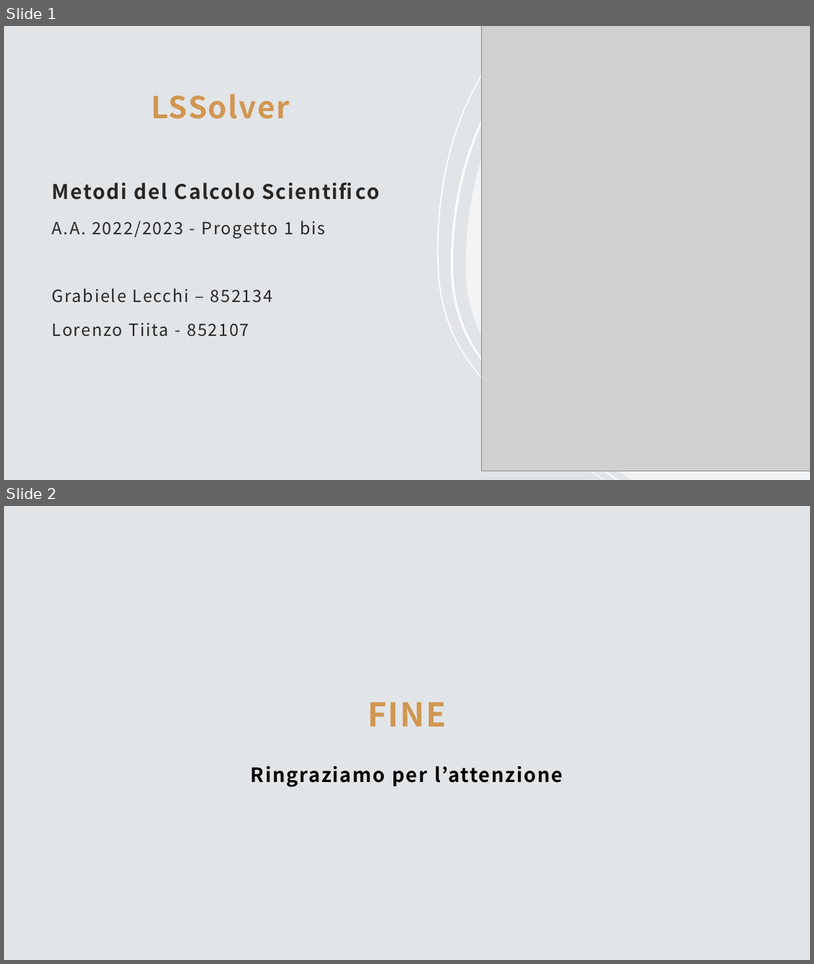
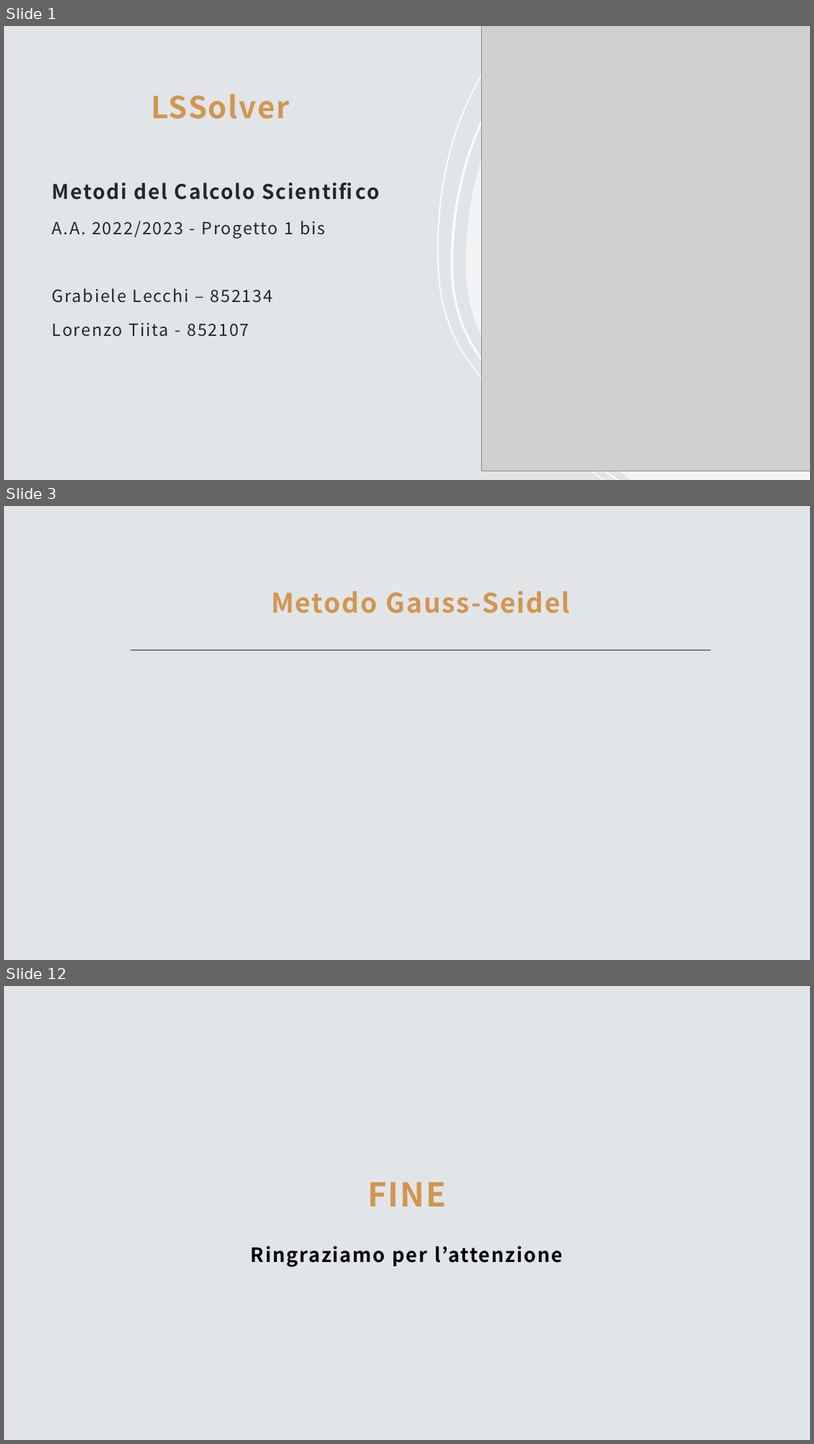
Before and after one commit to TittaLorenzo/jpegTranformerApp, a slide deck: LSSolver.pptx. Shown one above the other, each under a label of ours: slides 1 and 2 before the commit, slides 1, 3 and 12 after it; the slides between them are not shown. The pictures are 814x964 and 814x1444 pixels, drawn with LibreOffice and Linux fonts; fonts in the diff are those of the drawing; grey boxes stand for pictures. Boxes give left, top, right and bottom in pixels: in the first picture for what was removed or moved away, otherwise in the second. Text is boxed around its words. In the diff, an @@ line names an element or a change of style, - is before the commit and + after.

```diff
--- a/LSSolver.pptx
+++ b/LSSolver.pptx
@@ slide 3 added at (4, 506, 810, 960), background #E2E5E8 @@
@@ title added at (271, 591, 571, 613), 32 pt, text #D19651, bold @@
+Metodo Gauss-Seidel
@@ line added from (131, 650) to (711, 650), #808080 2 pt @@
@@ what was slide 2 is now slide 12 @@
```
Also in this commit, not shown: 9 other slides added.
